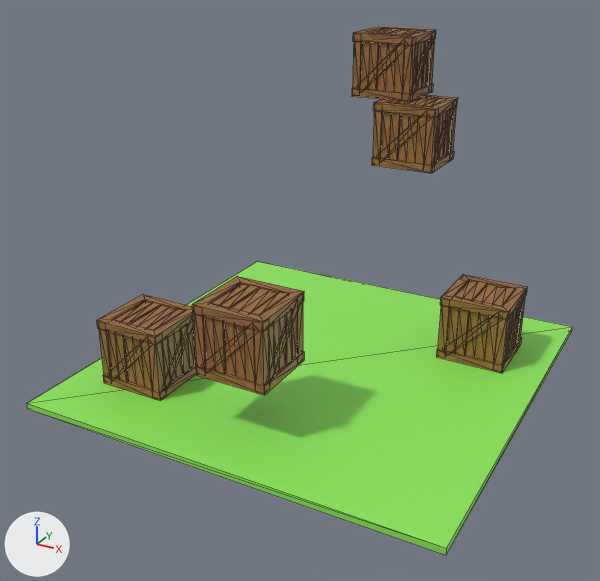
The glTF model assets/animation_2.glb: old version first, new version second.
Rendered twice from a 50 mm lens placed at (5.34, -10.5, 6.5), pointed at (-0.25, -0.33, 1.42). Arrows for +X, +Y and +Z are at lower left; the lights stay in place. Mesh edges are drawn as thin lines. Where no turn or scale is listed for an object, it has been applied to the vertices.

Names of what the first picture shows: 'Plane', 'Prop_Crate', 'Prop_Crate.001', 'Prop_Crate.002', 'Prop_Crate.003', 'Prop_Crate.004'.
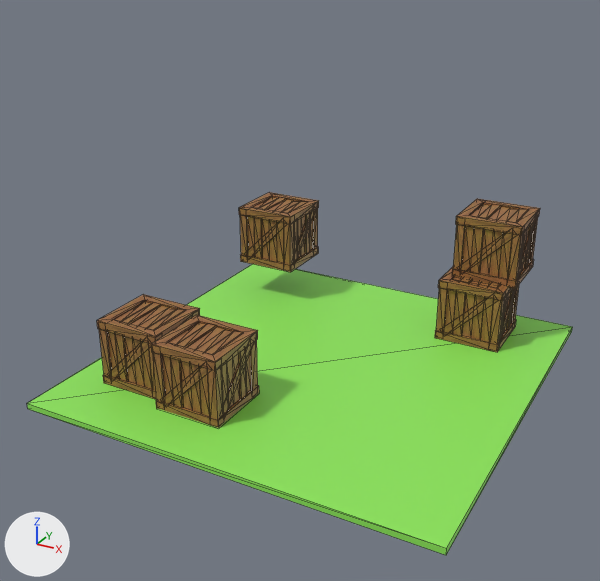
What differs and where, as boxes (x1, y1, x2, y2) in the pictures (600 x 581 px):
'Prop_Crate.001', moved: before (192, 277, 304, 395); after (151, 315, 259, 428)
'Prop_Crate.003', moved: before (372, 94, 458, 173); after (452, 199, 540, 289)
'Prop_Crate.004', moved: before (352, 26, 436, 101); after (239, 192, 319, 272)
'Prop_Crate.002', moved: before (436, 274, 528, 373); after (435, 267, 519, 352)

Patch to the scene script:
```diff
--- a/assets/animation_2.glb.py
+++ b/assets/animation_2.glb.py
@@ ob_prop_crate_001 @@
 ob_prop_crate_001 = bpy.data.objects.new('Prop_Crate.001', me_cube_094)
-ob_prop_crate_001.location = (-0.13, -1.95, 1.43)
+ob_prop_crate_001.location = (-0.94, -1.87, 0.61)
@@ ob_prop_crate_002 @@
 ob_prop_crate_002 = bpy.data.objects.new('Prop_Crate.002', me_cube_004)
-ob_prop_crate_002.location = (2.07, 1.56, 0.62)
+ob_prop_crate_002.location = (1.8, 2.2, 0.62)
@@ ob_prop_crate_003 @@
 ob_prop_crate_003 = bpy.data.objects.new('Prop_Crate.003', me_cube_005)
-ob_prop_crate_003.location = (0.26, 2.81, 3.28)
+ob_prop_crate_003.location = (1.91, 2.54, 1.65)
@@ ob_prop_crate_004 @@
 ob_prop_crate_004 = bpy.data.objects.new('Prop_Crate.004', me_cube_006)
-ob_prop_crate_004.location = (-0.38, 3.3, 4.31)
+ob_prop_crate_004.location = (-2.11, 2.27, 1.24)
```
